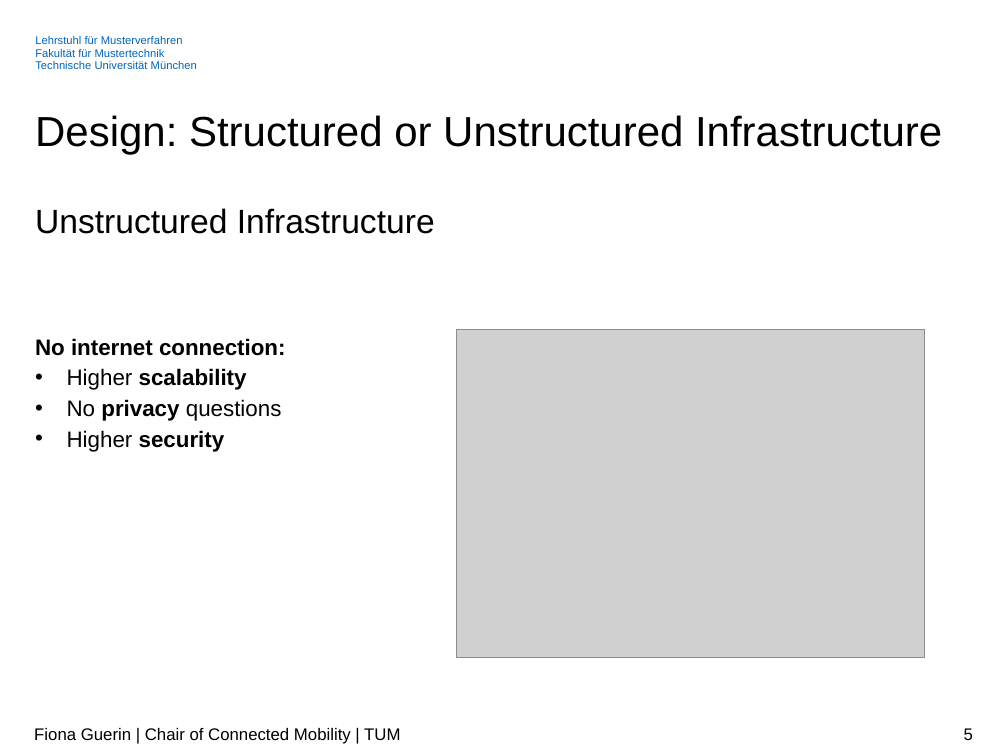
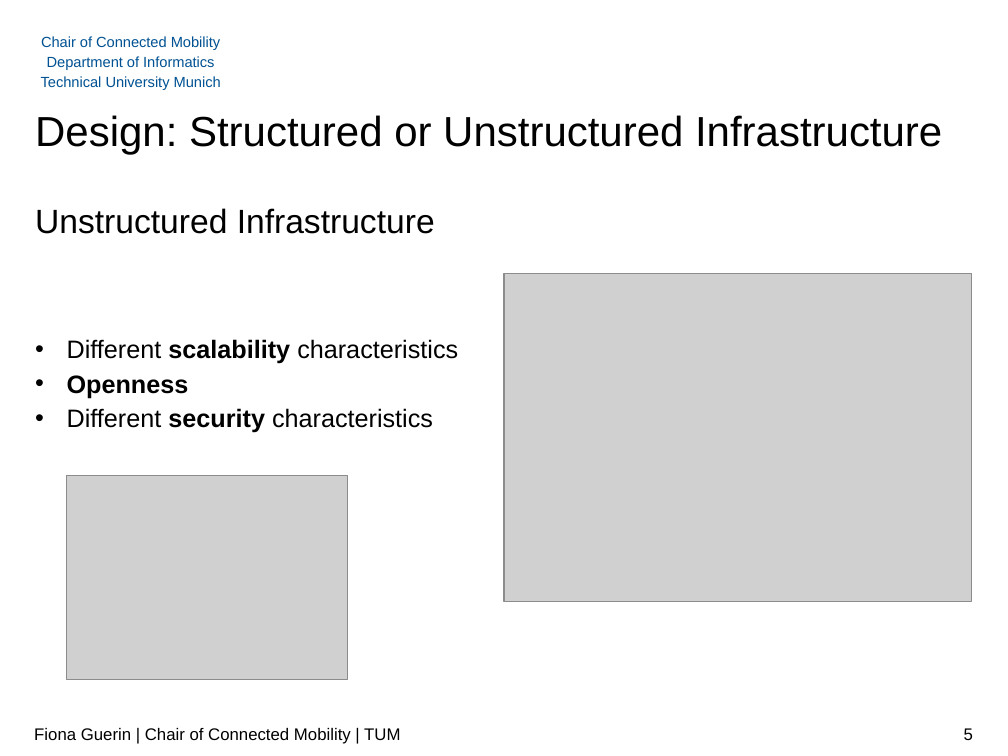
Before and after one commit to FionaGuerin/ProgrammableWorld, a slide deck: slide 5 of doc/chants.pptx. Drawn at 1008x756 pixels with LibreOffice and Linux fonts; fonts in the diff are those of the drawing; grey boxes stand for pictures; background and template pictures are left out. Boxes give left, top, right and bottom in pixels: in the first picture for what was removed or moved away, otherwise in the second. Text is boxed around its words. In the diff, an @@ line names an element or a change of style, - is before the commit and + after.

```diff
--- a/doc/chants.pptx
+++ b/doc/chants.pptx
@@ text added at <box>41,36,221,90</box>, 10.5 pt, text #005293 @@
+Chair of Connected Mobility
+Department of Informatics
+Technical University Munich
@@ picture: place and size @@
-picture at <box>457,330,924,658</box>
+picture at <box>504,273,972,602</box>
@@ text at <box>67,339,458,433</box>: text changed; size 16 to 18 pt; bold off @@
-No internet connection:
-• Higher scalability
-• No privacy questions
-• Higher security
+• Different scalability characteristics
+• Openness
+• Different security characteristics
@@ picture added at <box>67,476,348,680</box> @@
```
Also in this commit, not shown: 9 other slides changed.
